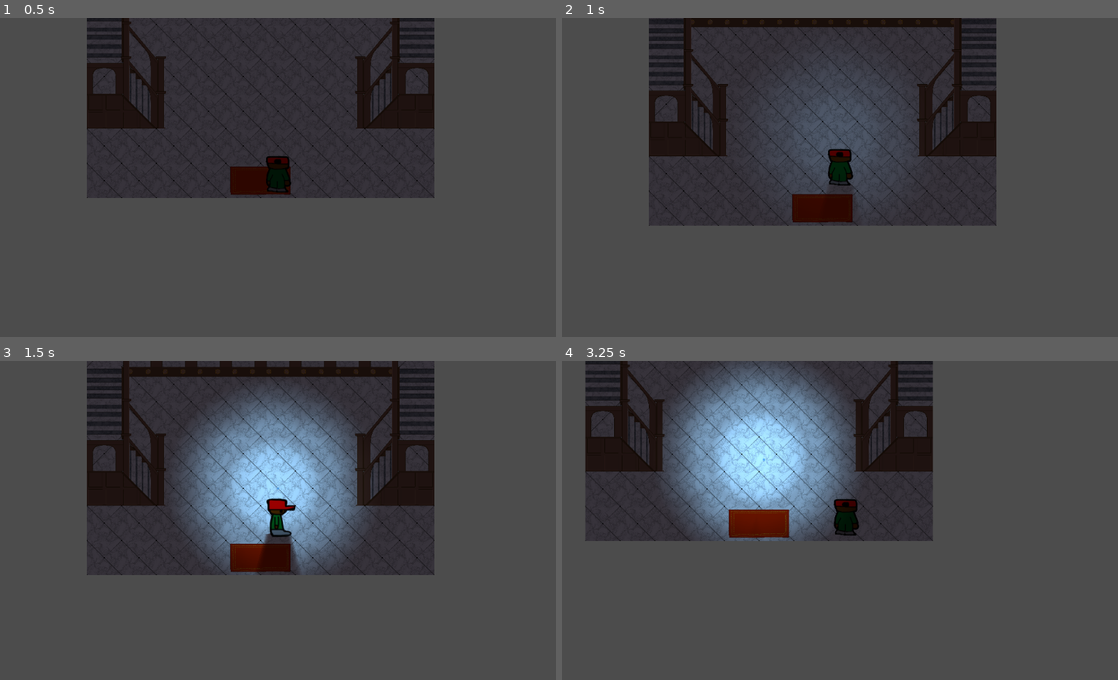
Above: before the commit, frames 1-4 (two rows, left to right).
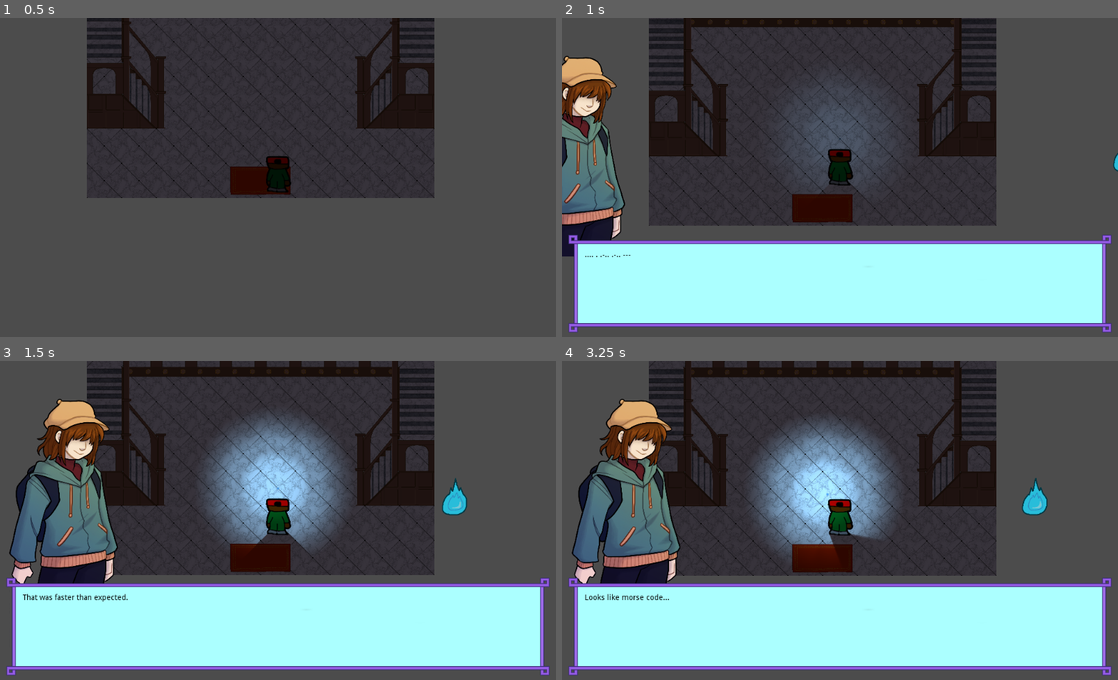
Above: after the commit, the same moments.

Repository: HappyFork/GhostDatingSim
Game: Godot game, scene res://nodes/rooms/Foyer.tscn
Two runs of this game, one before a commit and one after it. Both use one fixed random seed, a clock stepped at 60 frames per second and the inputs below. This scene is started directly instead of the project's main scene.
Inputs:
- Up to frame 1 (0.5 s): no input
- Up to frame 2 (1 s): tap Enter at 0.5 s; hold D (move_right) from 0.53 s (still down); hold Z (interact) from 0.53 s (still down)
- Up to frame 3 (1.5 s): release D (move_right) at 1.28 s; release Z (interact) at 1.28 s; hold S (move_down) from 1.28 s (still down); tap Z (interact) at 1.35 s
- Up to frame 4 (3.25 s): release S (move_down) at 2.03 s; hold D (move_right) 2.03-2.78 s; hold Z (interact) 2.03-2.78 s; hold W (move_up) from 2.78 s (still down); tap Z (interact) at 2.85 s

Frame 1 is identical in both runs. In frame 2, 31% of the frame differs, in the area x 0-100%, y 11-99%; in frame 3, 46%; in frame 4, 69%, in the area x 1-99%, y 0-99%.
Error before the commit: Invalid get index 'end' (on base: 'Dictionary'). (res://nodes/Reader.gd:142)

Commit message:
Willow Animations
I'm committing so I can make a new branch and try some other stuff that may break things.

Diff:
--- a/nodes/Player.gd
+++ b/nodes/Player.gd
@@ -9,6 +9,7 @@
 onready var move_timer = $Timer # Timer to control the input pause after turning and exiting dialogue
 onready var tween = $Tween # Moves the player between tiles
 onready var look = $RayCast2D # Checks for collision in front of the player
+onready var willow_anim = $Willow/AnimationPlayer # The version of Willow that follows the player
 
 
 # Export variables
@@ -163,6 +164,10 @@
 	look.set_collision_mask( mask )
 
 
+# Activate Willow.
+func activate_willow():
+	willow_anim.play("FadeIn")
+
 
 ### --- Signal Functions --- ###
 
--- a/nodes/Player.tscn
+++ b/nodes/Player.tscn
@@ -1,10 +1,11 @@
-[gd_scene load_steps=8 format=2]
+[gd_scene load_steps=9 format=2]
 
 [ext_resource path="res://assets/playerfront.png" type="Texture" id=1]
 [ext_resource path="res://nodes/Player.gd" type="Script" id=2]
 [ext_resource path="res://assets/playerleft.png" type="Texture" id=3]
 [ext_resource path="res://assets/playerback.png" type="Texture" id=4]
 [ext_resource path="res://assets/playerright.png" type="Texture" id=5]
+[ext_resource path="res://nodes/Willow.tscn" type="PackedScene" id=6]
 
 [sub_resource type="RectangleShape2D" id=1]
 extents = Vector2( 24, 24 )
@@ -41,5 +42,8 @@
 
 [node name="LightOccluder2D" type="LightOccluder2D" parent="."]
 occluder = SubResource( 2 )
+
+[node name="Willow" parent="." instance=ExtResource( 6 )]
+
 [connection signal="tween_all_completed" from="Tween" to="." method="_on_Tween_tween_all_completed"]
 [connection signal="timeout" from="Timer" to="." method="_on_Timer_timeout"]
--- a/nodes/Reader.gd
+++ b/nodes/Reader.gd
@@ -67,8 +67,9 @@
 # Signals that "room" lines emit
 signal player_turned( dir )
 signal player_moved # Probably should be "player_stepped" to be consistent but changing it isn't worth the hassle
-signal camera_snapped
+signal camera_snapped # Oh, this should probably be something like "porch_camera_snapped", huh?
 signal foyer_willow_entered
+signal foyer_willow_snapped
 
 
 
@@ -187,9 +188,11 @@
 						emit_signal("camera_snapped")
 						next_line()
 				"foyer":
-					print("ran")
 					if dictionary[index]["action"] == "willow_enter":
 						emit_signal("foyer_willow_entered")
+						wait = true
+					elif dictionary[index]["action"] == "willow_snap":
+						emit_signal("foyer_willow_snapped")
 						wait = true
 
 		"stage": # Changes the portraits displayed above the reader box
--- a/nodes/Willow.tscn
+++ b/nodes/Willow.tscn
@@ -31,7 +31,34 @@
 "values": [ Color( 1, 1, 1, 0 ), Color( 1, 1, 1, 1 ) ]
 }
 
-[sub_resource type="Animation" id=6]
+[sub_resource type="Animation" id=3]
+resource_name = "FadeOut"
+tracks/0/type = "value"
+tracks/0/path = NodePath("Light2D:energy")
+tracks/0/interp = 1
+tracks/0/loop_wrap = true
+tracks/0/imported = false
+tracks/0/enabled = true
+tracks/0/keys = {
+"times": PoolRealArray( 0, 1 ),
+"transitions": PoolRealArray( 1, 1 ),
+"update": 0,
+"values": [ 1.0, 0.0 ]
+}
+tracks/1/type = "value"
+tracks/1/path = NodePath(".:modulate")
+tracks/1/interp = 1
+tracks/1/loop_wrap = true
+tracks/1/imported = false
+tracks/1/enabled = true
+tracks/1/keys = {
+"times": PoolRealArray( 0, 1 ),
+"transitions": PoolRealArray( 1, 1 ),
+"update": 0,
+"values": [ Color( 1, 1, 1, 1 ), Color( 1, 1, 1, 0 ) ]
+}
+
+[sub_resource type="Animation" id=2]
 resource_name = "Float"
 length = 2.0
 loop = true
@@ -54,8 +81,10 @@
 script = ExtResource( 3 )
 
 [node name="Light2D" type="Light2D" parent="."]
+position = Vector2( 0, 64 )
 texture = ExtResource( 2 )
-texture_scale = 0.4
+offset = Vector2( 0, -64 )
+texture_scale = 0.3
 color = Color( 0.498039, 0.788235, 0.976471, 1 )
 energy = 0.0
 range_item_cull_mask = 3
@@ -64,6 +93,8 @@
 shadow_filter_smooth = 20.0
 
 [node name="AnimationPlayer" type="AnimationPlayer" parent="."]
-anims/FadeIn = SubResource( 5 )
-anims/Float = SubResource( 6 )
+anims/FadeIn = SubResource( 1 )
+anims/FadeOut = SubResource( 3 )
+anims/Float = SubResource( 2 )
+
 [connection signal="animation_finished" from="AnimationPlayer" to="." method="_on_AnimationPlayer_animation_finished"]
--- a/nodes/rooms/Foyer.gd
+++ b/nodes/rooms/Foyer.gd
@@ -21,6 +21,7 @@
 #	player.turn( Vector2.UP, player.up_sprite )
 	play_cam.current = true
 	reader.start( "res://readerfiles/foyer_start.json", "001" )
+	$YSort/Player/Willow/AnimationPlayer.connect("animation_finished", self, "_on_AnimationPlayer_animation_finished")
 
 
 func _physics_process(delta):
@@ -52,6 +53,13 @@
 func _on_Reader_foyer_willow_entered():
 	room_willow_anim.play("FadeIn")
 
+func _on_Reader_foyer_willow_snapped():
+	room_willow_anim.play("FadeOut")
+
 func _on_AnimationPlayer_animation_finished(anim_name):
 	if anim_name == "FadeIn":
 		reader._on_Timer_timeout() # Maybe I should rename that function. Maybe unwait()
+	elif anim_name == "FadeOut":
+		room_willow.queue_free()
+		Global.foyer_willow_joined = true
+		player.activate_willow()
--- a/nodes/rooms/Foyer.tscn
+++ b/nodes/rooms/Foyer.tscn
@@ -456,10 +456,12 @@
 color = Color( 0.215686, 0.2, 0.231373, 1 )
 
 [node name="Reader" parent="." instance=ExtResource( 5 )]
+
 [connection signal="changed_floor" from="YSort/Player" to="." method="_on_KinematicBody2D_changed_floor"]
 [connection signal="stopped_moving" from="YSort/Player" to="Reader" method="_on_Player_stopped_moving"]
 [connection signal="animation_finished" from="YSort/Position2D/Willow/AnimationPlayer" to="." method="_on_AnimationPlayer_animation_finished"]
 [connection signal="foyer_willow_entered" from="Reader" to="." method="_on_Reader_foyer_willow_entered"]
+[connection signal="foyer_willow_snapped" from="Reader" to="." method="_on_Reader_foyer_willow_snapped"]
 [connection signal="player_moved" from="Reader" to="YSort/Player" method="_on_Reader_player_moved"]
 [connection signal="player_movelocked" from="Reader" to="YSort/Player" method="_on_Reader_player_movelocked"]
 [connection signal="player_turned" from="Reader" to="YSort/Player" method="_on_Reader_player_turned"]
--- a/nodes/rooms/Porch.gd
+++ b/nodes/rooms/Porch.gd
@@ -9,6 +9,28 @@
 
 func _ready():
 	reader.start( "res://readerfiles/porch_start.json", "001" )
+
+
+func _physics_process(delta):
+	if Input.is_action_pressed("move_down"):
+		$Debug/Down.show()
+	else:
+		$Debug/Down.hide()
+
+	if Input.is_action_pressed("move_left"):
+		$Debug/Left.show()
+	else:
+		$Debug/Left.hide()
+
+	if Input.is_action_pressed("move_right"):
+		$Debug/Right.show()
+	else:
+		$Debug/Right.hide()
+
+	if Input.is_action_pressed("move_up"):
+		$Debug/Up.show()
+	else:
+		$Debug/Up.hide()
 
 
 func _on_Reader_camera_snapped():
--- a/nodes/rooms/Porch.tscn
+++ b/nodes/rooms/Porch.tscn
@@ -6,6 +6,7 @@
 [ext_resource path="res://nodes/Player.tscn" type="PackedScene" id=4]
 [ext_resource path="res://nodes/Reader.tscn" type="PackedScene" id=5]
 [ext_resource path="res://scripts/Interactable.gd" type="Script" id=6]
+[ext_resource path="res://assets/CursorArrow.png" type="Texture" id=7]
 [ext_resource path="res://assets/Pot.png" type="Texture" id=10]
 [ext_resource path="res://nodes/rooms/Porch.gd" type="Script" id=12]
 
@@ -806,6 +807,37 @@
 [node name="Reader" parent="." instance=ExtResource( 5 )]
 slide_speed = 2.25
 tween_type = 6
+
+[node name="Debug" type="CanvasLayer" parent="."]
+
+[node name="Right" type="Sprite" parent="Debug"]
+visible = false
+position = Vector2( 969.51, 100.23 )
+scale = Vector2( 0.2, 0.2 )
+texture = ExtResource( 7 )
+
+[node name="Left" type="Sprite" parent="Debug"]
+visible = false
+position = Vector2( 825.88, 101.49 )
+scale = Vector2( 0.2, 0.2 )
+texture = ExtResource( 7 )
+flip_h = true
+
+[node name="Down" type="Sprite" parent="Debug"]
+visible = false
+position = Vector2( 895.175, 124.168 )
+rotation = 1.5708
+scale = Vector2( 0.2, 0.2 )
+texture = ExtResource( 7 )
+
+[node name="Up" type="Sprite" parent="Debug"]
+visible = false
+position = Vector2( 895.175, 67.4719 )
+rotation = 1.5708
+scale = Vector2( 0.2, 0.2 )
+texture = ExtResource( 7 )
+flip_h = true
+
 [connection signal="interacted" from="Player" to="." method="_on_Player_interacted"]
 [connection signal="stopped_moving" from="Player" to="Reader" method="_on_Player_stopped_moving"]
 [connection signal="camera_snapped" from="Reader" to="." method="_on_Reader_camera_snapped"]
--- a/project.godot
+++ b/project.godot
@@ -38,37 +38,37 @@
 
 interact={
 "deadzone": 0.5,
-"events": [ Object(InputEventKey,"resource_local_to_scene":false,"resource_name":"","device":0,"alt":false,"shift":false,"control":false,"meta":false,"command":false,"pressed":false,"scancode":90,"unicode":0,"echo":false,"script":null)
-, Object(InputEventKey,"resource_local_to_scene":false,"resource_name":"","device":0,"alt":false,"shift":false,"control":false,"meta":false,"command":false,"pressed":false,"scancode":16777221,"unicode":0,"echo":false,"script":null)
-, Object(InputEventKey,"resource_local_to_scene":false,"resource_name":"","device":0,"alt":false,"shift":false,"control":false,"meta":false,"command":false,"pressed":false,"scancode":32,"unicode":0,"echo":false,"script":null)
+"events": [ Object(InputEventKey,"resource_local_to_scene":false,"resource_name":"","device":0,"alt":false,"shift":false,"control":false,"meta":false,"command":false,"pressed":false,"scancode":90,"physical_scancode":0,"unicode":0,"echo":false,"script":null)
+, Object(InputEventKey,"resource_local_to_scene":false,"resource_name":"","device":0,"alt":false,"shift":false,"control":false,"meta":false,"command":false,"pressed":false,"scancode":16777221,"physical_scancode":0,"unicode":0,"echo":false,"script":null)
+, Object(InputEventKey,"resource_local_to_scene":false,"resource_name":"","device":0,"alt":false,"shift":false,"control":false,"meta":false,"command":false,"pressed":false,"scancode":32,"physical_scancode":0,"unicode":0,"echo":false,"script":null)
 , Object(InputEventJoypadButton,"resource_local_to_scene":false,"resource_name":"","device":0,"button_index":0,"pressure":0.0,"pressed":false,"script":null)
  ]
 }
 move_up={
 "deadzone": 0.5,
-"events": [ Object(InputEventKey,"resource_local_to_scene":false,"resource_name":"","device":0,"alt":false,"shift":false,"control":false,"meta":false,"command":false,"pressed":false,"scancode":87,"unicode":0,"echo":false,"script":null)
-, Object(InputEventKey,"resource_local_to_scene":false,"resource_name":"","device":0,"alt":false,"shift":false,"control":false,"meta":false,"command":false,"pressed":false,"scancode":16777232,"unicode":0,"echo":false,"script":null)
+"events": [ Object(InputEventKey,"resource_local_to_scene":false,"resource_name":"","device":0,"alt":false,"shift":false,"control":false,"meta":false,"command":false,"pressed":false,"scancode":87,"physical_scancode":0,"unicode":0,"echo":false,"script":null)
+, Object(InputEventKey,"resource_local_to_scene":false,"resource_name":"","device":0,"alt":false,"shift":false,"control":false,"meta":false,"command":false,"pressed":false,"scancode":16777232,"physical_scancode":0,"unicode":0,"echo":false,"script":null)
 , Object(InputEventJoypadMotion,"resource_local_to_scene":false,"resource_name":"","device":0,"axis":1,"axis_value":-1.0,"script":null)
  ]
 }
 move_down={
 "deadzone": 0.5,
-"events": [ Object(InputEventKey,"resource_local_to_scene":false,"resource_name":"","device":0,"alt":false,"shift":false,"control":false,"meta":false,"command":false,"pressed":false,"scancode":83,"unicode":0,"echo":false,"script":null)
-, Object(InputEventKey,"resource_local_to_scene":false,"resource_name":"","device":0,"alt":false,"shift":false,"control":false,"meta":false,"command":false,"pressed":false,"scancode":16777234,"unicode":0,"echo":false,"script":null)
+"events": [ Object(InputEventKey,"resource_local_to_scene":false,"resource_name":"","device":0,"alt":false,"shift":false,"control":false,"meta":false,"command":false,"pressed":false,"scancode":83,"physical_scancode":0,"unicode":0,"echo":false,"script":null)
+, Object(InputEventKey,"resource_local_to_scene":false,"resource_name":"","device":0,"alt":false,"shift":false,"control":false,"meta":false,"command":false,"pressed":false,"scancode":16777234,"physical_scancode":0,"unicode":0,"echo":false,"script":null)
 , Object(InputEventJoypadMotion,"resource_local_to_scene":false,"resource_name":"","device":0,"axis":1,"axis_value":1.0,"script":null)
  ]
 }
 move_left={
 "deadzone": 0.5,
-"events": [ Object(InputEventKey,"resource_local_to_scene":false,"resource_name":"","device":0,"alt":false,"shift":false,"control":false,"meta":false,"command":false,"pressed":false,"scancode":65,"unicode":0,"echo":false,"script":null)
-, Object(InputEventKey,"resource_local_to_scene":false,"resource_name":"","device":0,"alt":false,"shift":false,"control":false,"meta":false,"command":false,"pressed":false,"scancode":16777231,"unicode":0,"echo":false,"script":null)
+"events": [ Object(InputEventKey,"resource_local_to_scene":false,"resource_name":"","device":0,"alt":false,"shift":false,"control":false,"meta":false,"command":false,"pressed":false,"scancode":65,"physical_scancode":0,"unicode":0,"echo":false,"script":null)
+, Object(InputEventKey,"resource_local_to_scene":false,"resource_name":"","device":0,"alt":false,"shift":false,"control":false,"meta":false,"command":false,"pressed":false,"scancode":16777231,"physical_scancode":0,"unicode":0,"echo":false,"script":null)
 , Object(InputEventJoypadMotion,"resource_local_to_scene":false,"resource_name":"","device":0,"axis":0,"axis_value":-1.0,"script":null)
  ]
 }
 move_right={
 "deadzone": 0.5,
-"events": [ Object(InputEventKey,"resource_local_to_scene":false,"resource_name":"","device":0,"alt":false,"shift":false,"control":false,"meta":false,"command":false,"pressed":false,"scancode":68,"unicode":0,"echo":false,"script":null)
-, Object(InputEventKey,"resource_local_to_scene":false,"resource_name":"","device":0,"alt":false,"shift":false,"control":false,"meta":false,"command":false,"pressed":false,"scancode":16777233,"unicode":0,"echo":false,"script":null)
+"events": [ Object(InputEventKey,"resource_local_to_scene":false,"resource_name":"","device":0,"alt":false,"shift":false,"control":false,"meta":false,"command":false,"pressed":false,"scancode":68,"physical_scancode":0,"unicode":0,"echo":false,"script":null)
+, Object(InputEventKey,"resource_local_to_scene":false,"resource_name":"","device":0,"alt":false,"shift":false,"control":false,"meta":false,"command":false,"pressed":false,"scancode":16777233,"physical_scancode":0,"unicode":0,"echo":false,"script":null)
 , Object(InputEventJoypadMotion,"resource_local_to_scene":false,"resource_name":"","device":0,"axis":0,"axis_value":1.0,"script":null)
  ]
 }
@@ -76,5 +76,6 @@
 [rendering]
 
 quality/driver/driver_name="GLES2"
+2d/snapping/use_gpu_pixel_snap=true
+environment/default_environment="res://default_env.tres"
 quality/2d/use_pixel_snap=true
-environment/default_environment="res://default_env.tres"
--- a/readerfiles/foyer_start.json
+++ b/readerfiles/foyer_start.json
@@ -5,6 +5,14 @@
     "004" : {"type": "room", "target": "foyer", "action": "willow_enter", "next": "005"},
     "005" : {"type": "stage", "slot": 1, "portrait": "playerneutral", "anim": "slide_in", "next": "006"},
     "006" : {"type": "stage", "slot": 4, "portrait": "willow", "anim": "float_in", "next": "007"},
-    "007" : {"type": "text", "text": "Wow, an orb!", "next": "end"}
-
+    "007" : {"type": "text", "text": "Wow, an orb!", "next": "008"},
+    "008" : {"type": "text", "text": ".... . .-.. .-.. ---", "next": "009"},
+    "009" : {"type": "text", "text": "That was faster than expected.", "next": "010"},
+    "010" : {"type": "text", "text": ".-- . .-.. -.-. --- -- .", "next": "011"},
+    "011" : {"type": "text", "text": "Wait, I think it's trying to communicate with me", "next": "012"},
+    "012" : {"type": "text", "text": "Looks like morse code...", "next": "013"},
+    "013" : {"type": "text", "text": "[My name is Willow]", "next": "014"},
+    "014" : {"type": "text", "text": "Hi Willow!", "next": "015"},
+    "015" : {"type": "text", "text": "[Exposition]", "next": "016"},
+    "016" : {"type": "room", "target": "foyer", "action": "willow_snap", "next": "end"}
 }
--- a/scripts/Global.gd
+++ b/scripts/Global.gd
@@ -6,11 +6,14 @@
 var porch_gate_checked = 0
 var porch_door_checked = false
 var porch_pot_checked = false
+var foyer_willow_joined = false
+
 var inv = []
 
 
 ### --- Custom functions --- ###
 
+# You know, I could just as easily put all this logic in the reader script.
 func set_var( variable, value ):
 	if typeof( value ) == TYPE_BOOL:
 		match variable:
Not shown: 1 places in nodes/Willow.tscn that only renumber resources
Not shown: 1 places in nodes/rooms/Porch.tscn that only renumber resources
